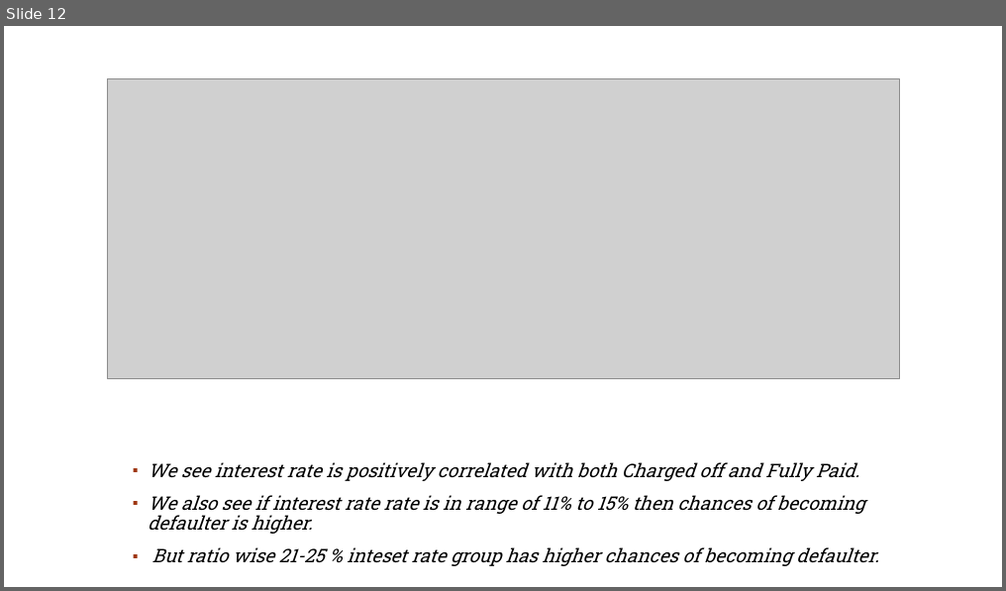
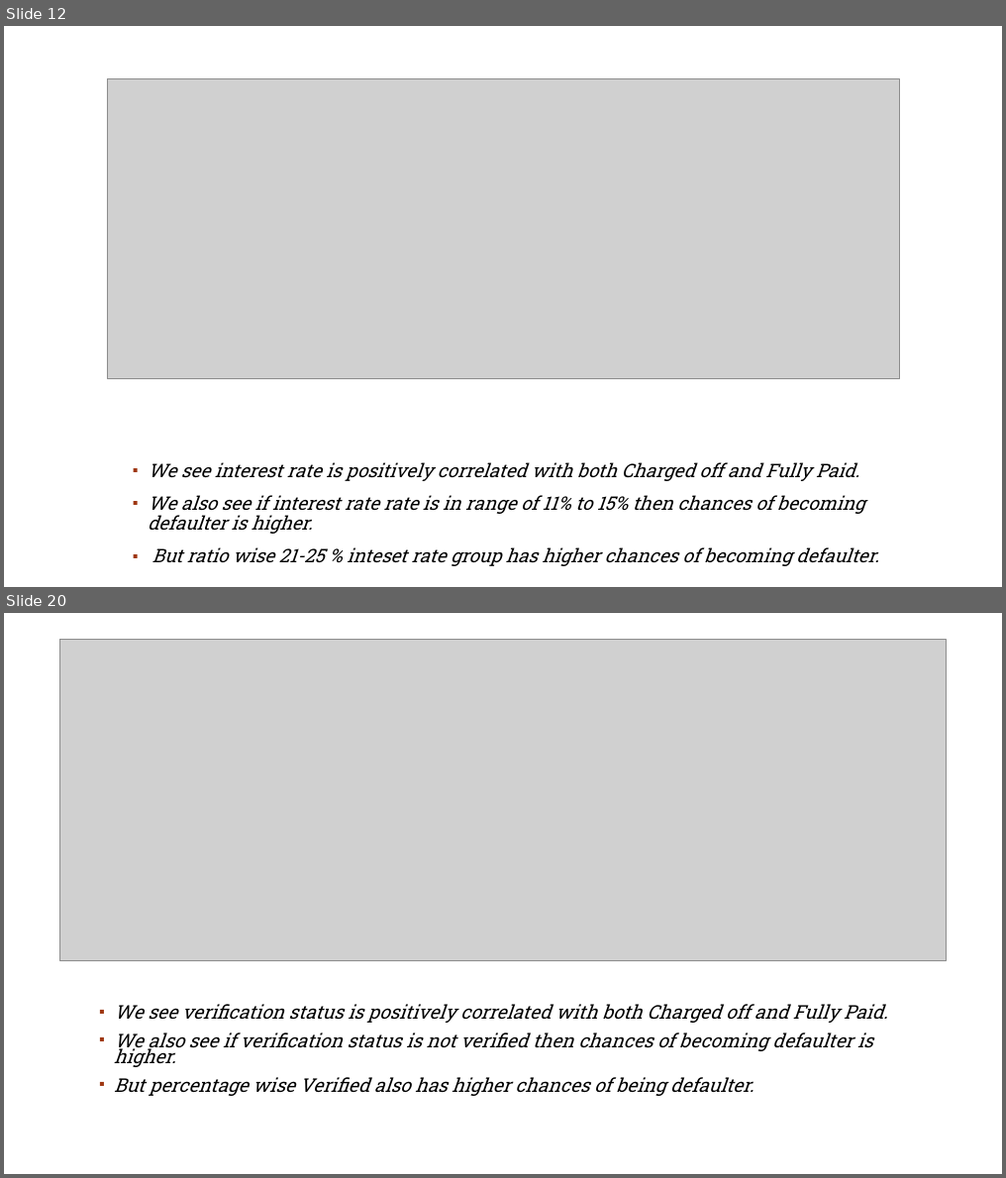
Before and after one commit to rahul2july/lendingclubcasestudy, a slide deck: lendingclubcasestudy.pptx. Shown one above the other, each under a label of ours: slide 12 before the commit, slides 12 and 20 after it; the slides between them are not shown. The pictures are 1006x591 and 1006x1178 pixels, drawn with LibreOffice and Linux fonts; fonts in the diff are those of the drawing; grey boxes stand for pictures; background and template pictures are left out. Boxes give left, top, right and bottom in pixels: in the first picture for what was removed or moved away, otherwise in the second. Text is boxed around its words. In the diff, an @@ line names an element or a change of style, - is before the commit and + after.

```diff
--- a/lendingclubcasestudy.pptx
+++ b/lendingclubcasestudy.pptx
@@ slide 20 added at bbox=[4, 613, 1002, 1174], background #FFFFFF; not listed: 1 template element that a slide beside it also shows @@
@@ picture added at bbox=[59, 639, 946, 960] @@
@@ text added at bbox=[114, 1004, 888, 1096], 18.2 pt, text #000000, italic @@
+▪ We see verification status is positively correlated with both Charged off and Fully Paid.
+▪ We also see if verification status is not verified then chances of becoming defaulter is higher.
+▪ But percentage wise Verified also has higher chances of being defaulter.
```
Also in this commit, not shown: 2 slides changed, 11 other slides added, 2 other files.
